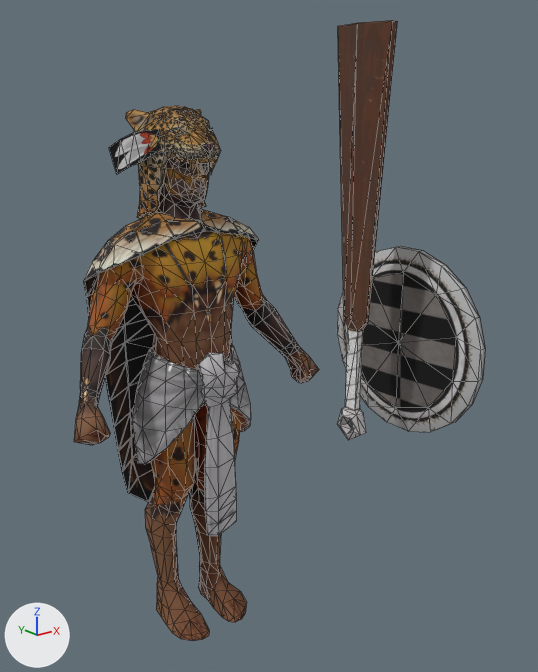
Before and after pictures for a commit that changed the glTF model public/assets/unit-models/165-ocelotlwarrior.glb.
The view is the same before and after, from a 50 mm camera at (-1.51, -2.39, 2.16) aimed at (0.06, -0.42, 1.37). The lights are fixed; the arrows at lower left show +X, +Y and +Z. The older version comes first. Mesh edges are drawn as thin lines. Vertices at exactly the same position are counted once.
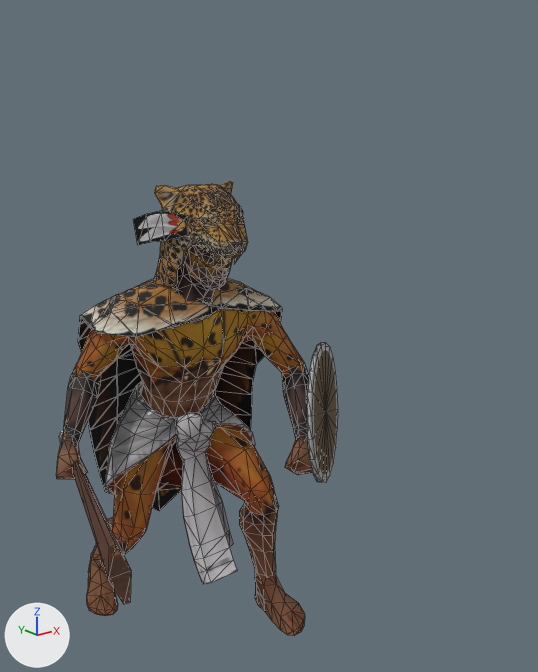
Edits to the bpy script that builds the scene:
```text
Change me_mesh_0:
    used by ob_mesh_0; location = (0.0, 0.0, 0.0)
    remove me_mesh_0.from_pydata(...)  # 1385 vertices, 2615 faces; spans x -0.56..0.56, y -1.27..0.26, z 0.01..2.34
    add me_mesh_0.from_pydata(...)  # 1385 vertices, 2615 faces; spans x -0.77..0.6, y -0.78..0.52, z 0.01..1.89
    me_mesh_0 part 1: the loose piece of 8 vertices spanning x -0.22..-0.11, y -0.03..0.15, z 1.91..2.07 is multiplied about its middle by the matrix ((1.0, 0.023, 0.004), (-0.021, 0.972, -0.233), (-0.009, 0.232, 0.973)), then moved by (-0.03, -0.21, -0.25)
    me_mesh_0 part 2: the loose piece of 182 vertices spanning x -0.16..0.16, y -0.17..0.21, z 1.64..2.15 is multiplied about its middle by the matrix ((1.0, 0.023, 0.004), (-0.021, 0.972, -0.233), (-0.009, 0.232, 0.973)), then moved by (-0.04, -0.19, -0.26)
    me_mesh_0 part 3: the loose piece of 30 vertices spanning x -0.08..0.08, y -0.15..-0.04, z 1.91..1.99 is multiplied about its middle by the matrix ((1.0, 0.023, 0.004), (-0.021, 0.972, -0.233), (-0.009, 0.232, 0.973)), then moved by (-0.04, -0.2, -0.29)
    me_mesh_0 part 4: the loose piece of 45 vertices spanning x -0.13..-0.07, y -1.09..-0.91, z 1.23..2.34 is multiplied about its middle by the matrix ((0.953, -0.119, -0.278), (-0.267, 0.1, -0.958), (0.142, 0.988, 0.064)), then moved by (-0.48, 0.76, -0.89)
    me_mesh_0 part 5: the loose piece of 52 vertices spanning x 0.08..0.12, y -1.27..-0.73, z 1.22..1.76 is multiplied about its middle by the matrix ((0.604, 0.54, -0.586), (-0.792, 0.488, -0.367), (0.087, 0.686, 0.722)), then moved by (0.27, 0.63, -0.51)
    me_mesh_0 part 6: 1028 of 1385 vertices moved; they spanned x -0.56..0.56, y -0.24..0.26, z 0.01..2.08 and now span x -0.59..0.38, y -0.51..0.52, z 0.01..1.82; mean shift (-0.03, -0.03, -0.18); largest move (0.56, -0.11, 1.03) -> (0.22, -0.5, 0.82)
    other edits to the shape of me_mesh_0 do not show in these pictures
```

Boxes (x1, y1, x2, y2) around the edits, measured in the pictures (538 x 672 px; the box of a moved part takes in the faces that stretch with it):
'Mesh_0', reshaped (31% narrower, 27% shorter): before (74, 20, 485, 641); after (56, 181, 338, 636)
part 1 of me_mesh_0, moved or reshaped: before (109, 129, 161, 174); after (133, 211, 188, 245)
part 2 of me_mesh_0, moved or reshaped: before (126, 106, 221, 219); after (153, 181, 248, 288)
part 3 of me_mesh_0, moved or reshaped: before (173, 156, 218, 175); after (198, 245, 243, 266)
part 4 of me_mesh_0, moved or reshaped: before (337, 20, 397, 440); after (59, 430, 131, 604)
part 5 of me_mesh_0, moved or reshaped: before (337, 246, 485, 432); after (307, 343, 338, 482)
part 6 of me_mesh_0, moved or reshaped: before (74, 157, 319, 641); after (56, 245, 313, 636)
